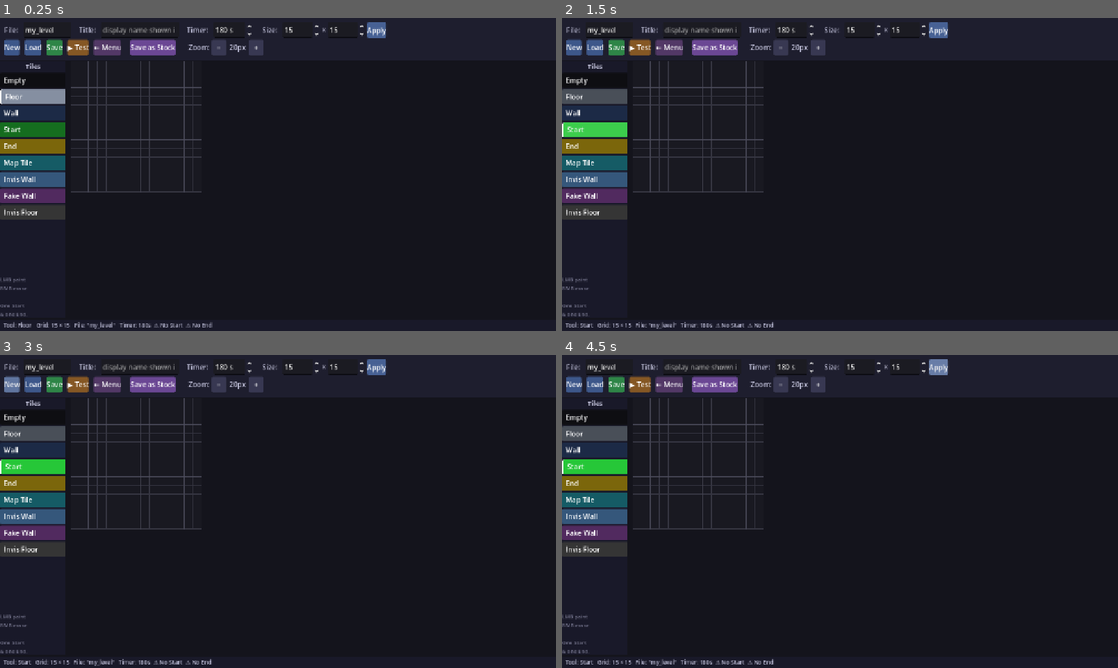
Above: before the commit, frames 1-4 (two rows, left to right).
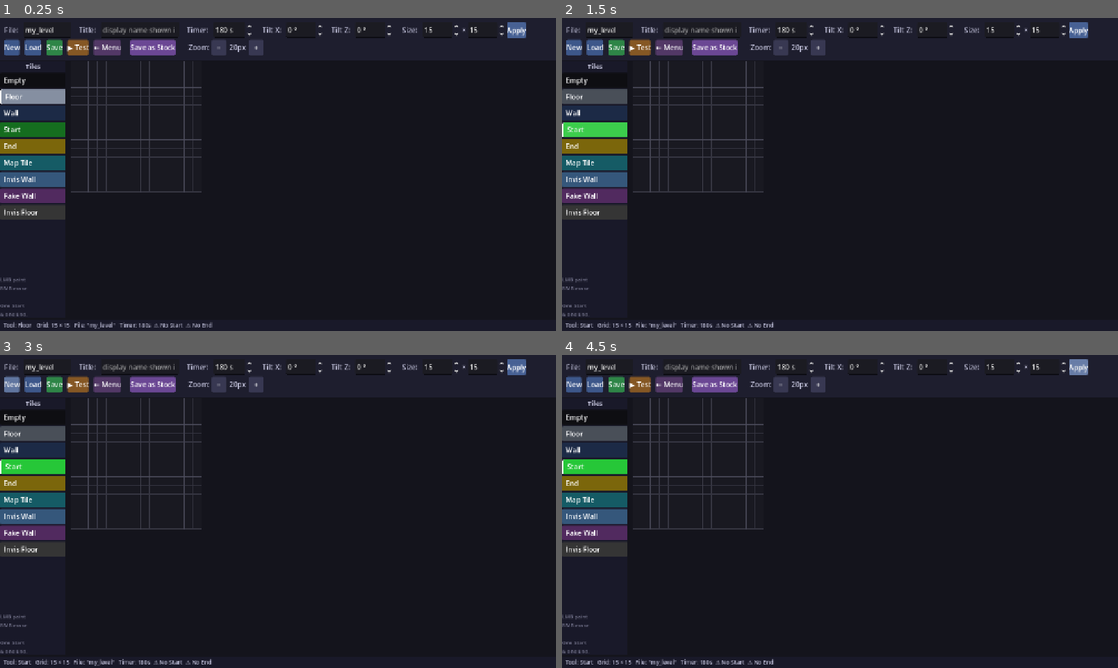
Above: after the commit, the same moments.

Repository: frank-laemmer/marble-maze
Game: Godot game, scene res://scenes/ui/level_editor.tscn
Same seed, same stepped clock (60 frames per second), same inputs: the game is played once before the commit and once after it. This scene is started directly instead of the project's main scene.
Inputs:
- Up to frame 1 (0.25 s): no input
- Up to frame 2 (1.5 s): click "▶ Test" at 0.5 s; click "Start" at 1.25 s
- Up to frame 3 (3 s): click "Start" at 2 s; click "New" at 2.75 s
- Up to frame 4 (4.5 s): click "New" at 3.5 s; click "Apply" at 4.25 s

The runs differ from the first frame. In frame 1, 0.7% of the frame differs, in the area x 47-95%, y 1-7%; in frame 2, 0.7%; in frame 3, 0.7%; in frame 4, 0.7%.

Commit message:
Add per-level tilt and uphill gravity resistance
Levels can now declare !tilt=x,z to rotate the whole level node around
the X and Z axes, making the marble roll harder uphill. The level editor
exposes Tilt X / Tilt Z spinboxes (±30°). Marble force is penalised when
input has an uphill component and the counter-steer bonus is suppressed,
so a fast-rolling marble cannot easily fight gravity on steep inclines.

Co-Authored-By: Claude Sonnet 4.6 <noreply@anthropic.com>

Diff:
--- a/scripts/game.gd
+++ b/scripts/game.gd
@@ -45,6 +45,8 @@
 	if level:
 		add_child(level)
 		move_child(level, 0)   # Level before Marble so groups are found first
+		level.rotation_degrees.x = LevelLoader.level_tilt_x
+		level.rotation_degrees.z = LevelLoader.level_tilt_z
 
 	# Place marble at the start marker (groups populated during add_child above)
 	var sm := get_tree().get_first_node_in_group("start_marker")
--- a/scripts/level_editor.gd
+++ b/scripts/level_editor.gd
@@ -46,6 +46,8 @@
 var level_name: String = "my_level"   # file basename (used for save path)
 var level_title: String = ""           # display name stored as !name= metadata
 var level_timer: int = 180             # time limit stored as !timer= metadata
+var level_tilt_x: int = 0  # degrees around X axis; stored as !tilt=x,z
+var level_tilt_z: int = 0  # degrees around Z axis
 var has_start: bool = false
 var has_end:   bool = false
 
@@ -57,6 +59,8 @@
 var _name_edit: LineEdit
 var _title_edit: LineEdit
 var _timer_spin: SpinBox
+var _tilt_x_spin: SpinBox
+var _tilt_z_spin: SpinBox
 var _rows_spin: SpinBox
 var _cols_spin: SpinBox
 var _tile_buttons: Array = []
@@ -146,6 +150,8 @@
 		title = level_name
 	lines.append("!name=" + title)
 	lines.append("!timer=" + str(level_timer))
+	if level_tilt_x != 0 or level_tilt_z != 0:
+		lines.append("!tilt=" + str(level_tilt_x) + "," + str(level_tilt_z))
 	# Write grid rows
 	for row in grid:
 		var line := ""
@@ -165,6 +171,8 @@
 	# Reset metadata before parsing
 	level_timer = 180
 	level_title = ""
+	level_tilt_x = 0
+	level_tilt_z = 0
 
 	var rows: Array = []
 	for line in content.split("\n"):
@@ -176,6 +184,10 @@
 				match kv[0]:
 					"name":  level_title = kv[1]
 					"timer": level_timer = kv[1].to_int()
+					"tilt":
+						var tp := kv[1].split(",")
+						level_tilt_x = tp[0].to_int()
+						level_tilt_z = tp[1].to_int() if tp.size() > 1 else 0
 		else:
 			# Grid row — strip spaces/tabs for backward compat with "S # . #" format.
 			var stripped := ""
@@ -203,8 +215,10 @@
 			if t == TileType.END:   has_end   = true
 
 	# Sync UI fields
-	if _title_edit: _title_edit.text = level_title
+	if _title_edit: _title_edit.text  = level_title
 	if _timer_spin: _timer_spin.value = level_timer
+	if _tilt_x_spin: _tilt_x_spin.value = level_tilt_x
+	if _tilt_z_spin: _tilt_z_spin.value = level_tilt_z
 	if _rows_spin:  _rows_spin.value  = grid_rows
 	if _cols_spin:  _cols_spin.value  = grid_cols
 	_sync_canvas()
@@ -298,6 +312,31 @@
 	_timer_spin.custom_minimum_size = Vector2(90, 0)
 	_timer_spin.value_changed.connect(func(v: float): level_timer = int(v))
 	row1.add_child(_timer_spin)
+	_hspace(row1, 14)
+
+	_lbl(row1, "Tilt X:")
+	_hspace(row1, 4)
+	_tilt_x_spin = SpinBox.new()
+	_tilt_x_spin.min_value = -30
+	_tilt_x_spin.max_value = 30
+	_tilt_x_spin.step = 1
+	_tilt_x_spin.value = level_tilt_x
+	_tilt_x_spin.suffix = "°"
+	_tilt_x_spin.custom_minimum_size = Vector2(78, 0)
+	_tilt_x_spin.value_changed.connect(func(v: float): level_tilt_x = int(v))
+	row1.add_child(_tilt_x_spin)
+	_hspace(row1, 10)
+	_lbl(row1, "Tilt Z:")
+	_hspace(row1, 4)
+	_tilt_z_spin = SpinBox.new()
+	_tilt_z_spin.min_value = -30
+	_tilt_z_spin.max_value = 30
+	_tilt_z_spin.step = 1
+	_tilt_z_spin.value = level_tilt_z
+	_tilt_z_spin.suffix = "°"
+	_tilt_z_spin.custom_minimum_size = Vector2(78, 0)
+	_tilt_z_spin.value_changed.connect(func(v: float): level_tilt_z = int(v))
+	row1.add_child(_tilt_z_spin)
 	_hspace(row1, 14)
 
 	_lbl(row1, "Size:")
@@ -480,8 +519,9 @@
 	var warn := ""
 	if not has_start: warn += "  ⚠ No Start"
 	if not has_end:   warn += "  ⚠ No End"
-	_status_label.text = "  Tool: %s   Grid: %d × %d   File: \"%s\"   Timer: %ds%s" % [
-		TILE_LABELS[current_tool], grid_cols, grid_rows, level_name, level_timer, warn
+	var tilt_info := ("   Tilt X:%d° Z:%d°" % [level_tilt_x, level_tilt_z]) if (level_tilt_x != 0 or level_tilt_z != 0) else ""
+	_status_label.text = "  Tool: %s   Grid: %d × %d   File: \"%s\"   Timer: %ds%s%s" % [
+		TILE_LABELS[current_tool], grid_cols, grid_rows, level_name, level_timer, tilt_info, warn
 	]
 
 # ── Tool / zoom ────────────────────────────────────────────────────────────────
@@ -513,9 +553,13 @@
 	level_name  = "my_level"
 	level_title = ""
 	level_timer = 180
+	level_tilt_x = 0
+	level_tilt_z = 0
 	if _name_edit:  _name_edit.text  = level_name
 	if _title_edit: _title_edit.text = level_title
 	if _timer_spin: _timer_spin.value = level_timer
+	if _tilt_x_spin: _tilt_x_spin.value = level_tilt_x
+	if _tilt_z_spin: _tilt_z_spin.value = level_tilt_z
 	_sync_canvas()
 	_refresh_status()
 
--- a/scripts/level_loader.gd
+++ b/scripts/level_loader.gd
@@ -39,6 +39,9 @@
 var level_time: int = 180
 ## Display name; defaults to empty string if not set.
 var level_name: String = ""
+## Tilt in degrees around the X axis (slopes toward higher row indices) and Z axis (slopes toward higher col indices).
+var level_tilt_x: int = 0
+var level_tilt_z: int = 0
 
 # ── Public API ────────────────────────────────────────────────────────────────
 
@@ -70,6 +73,8 @@
 	# Reset metadata to defaults before each parse.
 	level_time = 180
 	level_name = ""
+	level_tilt_x = 0
+	level_tilt_z = 0
 
 	var rows: Array = []
 	for line in content.split("\n"):
@@ -81,6 +86,10 @@
 				match kv[0]:
 					"timer": level_time = kv[1].to_int()
 					"name":  level_name = kv[1]
+					"tilt":
+						var parts := kv[1].split(",")
+						level_tilt_x = parts[0].to_int()
+						level_tilt_z = parts[1].to_int() if parts.size() > 1 else 0
 		else:
 			# Grid row — strip spaces/tabs so the old "S # . #" format still works.
 			var stripped := ""
--- a/scripts/marble.gd
+++ b/scripts/marble.gd
@@ -4,6 +4,7 @@
 const MAX_SPEED: float = 22.0
 const JUMP_IMPULSE: float = 10.0
 const COUNTER_STEER_MULT: float = 2.5  # force boost when input opposes current velocity
+const UPHILL_PENALTY: float = 1.7     # scales how much slope gravity resists uphill input
 
 const JUMP_BUFFER_FRAMES: int = 12  # frames a buffered jump input stays valid
 const COYOTE_FRAMES: int = 5        # frames after leaving ground where jump still works
@@ -206,12 +207,14 @@
 
 	if abs(fwd_in) > 0.01:
 		var dir := forward * fwd_in
-		var mult := COUNTER_STEER_MULT if flat.dot(dir) < 0.0 else 1.0
+		var tilt_mult := _uphill_force_mult(dir)
+		var mult := tilt_mult if tilt_mult < 1.0 else (COUNTER_STEER_MULT if flat.dot(dir) < 0.0 else 1.0)
 		apply_central_force(dir * FORCE * mult)
 
 	if abs(str_in) > 0.01:
 		var dir := right * str_in
-		var mult := COUNTER_STEER_MULT if flat.dot(dir) < 0.0 else 1.0
+		var tilt_mult := _uphill_force_mult(dir)
+		var mult := tilt_mult if tilt_mult < 1.0 else (COUNTER_STEER_MULT if flat.dot(dir) < 0.0 else 1.0)
 		apply_central_force(dir * FORCE * mult)
 
 	# ── Speed cap ──────────────────────────────────────────────────────────────
@@ -221,5 +224,23 @@
 		linear_velocity = Vector3(clamped.x, linear_velocity.y, clamped.z)
 
 
+## Returns a force multiplier < 1.0 when `dir` has an uphill component on a tilted level,
+## suppressing both the counter-steer bonus and overall force so the marble struggles uphill.
+## Returns 1.0 on flat levels or when moving downhill / perpendicular.
+func _uphill_force_mult(dir: Vector3) -> float:
+	var tx := deg_to_rad(float(LevelLoader.level_tilt_x))
+	var tz := deg_to_rad(float(LevelLoader.level_tilt_z))
+	# World XZ direction that gravity pulls the marble along the tilted floor.
+	# tilt_x (rotation around X): +Z side descends  → downhill = +Z
+	# tilt_z (rotation around Z): -X side descends  → downhill = -X
+	var downhill := Vector3(-sin(tz), 0.0, sin(tx))
+	if downhill.length_squared() < 0.0001:
+		return 1.0
+	var uphill_dot := -dir.normalized().dot(downhill.normalized())
+	if uphill_dot <= 0.0:
+		return 1.0
+	return maxf(1.0 - uphill_dot * downhill.length() * UPHILL_PENALTY, 0.1)
+
+
 func _apply_cam_rotation() -> void:
 	cam_pivot.global_rotation = Vector3(_cam_pitch, _cam_yaw, 0.0)
Not shown, changed: levels/level_20.txt
Not shown, added: levels/level_30.txt
